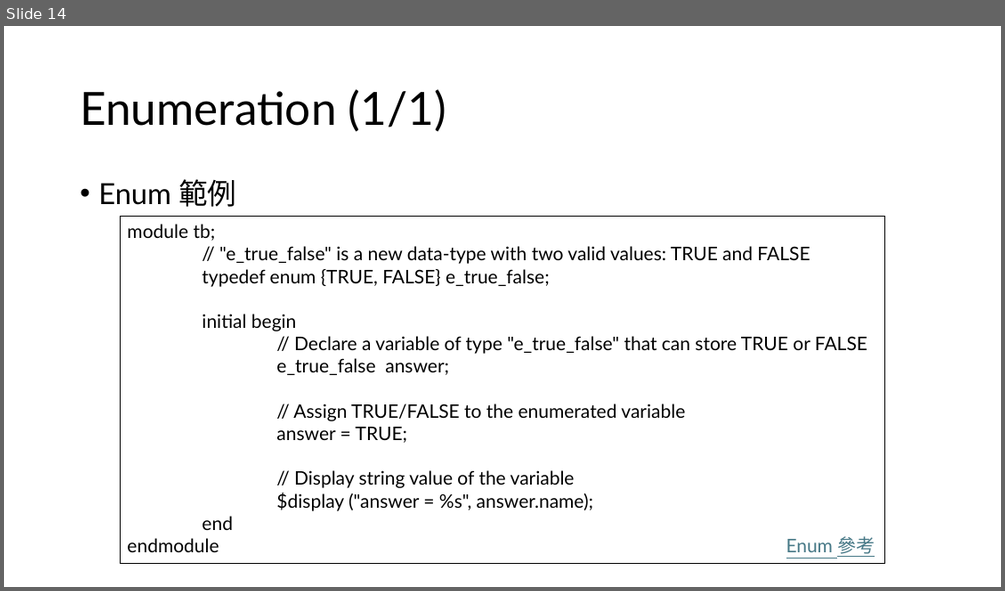
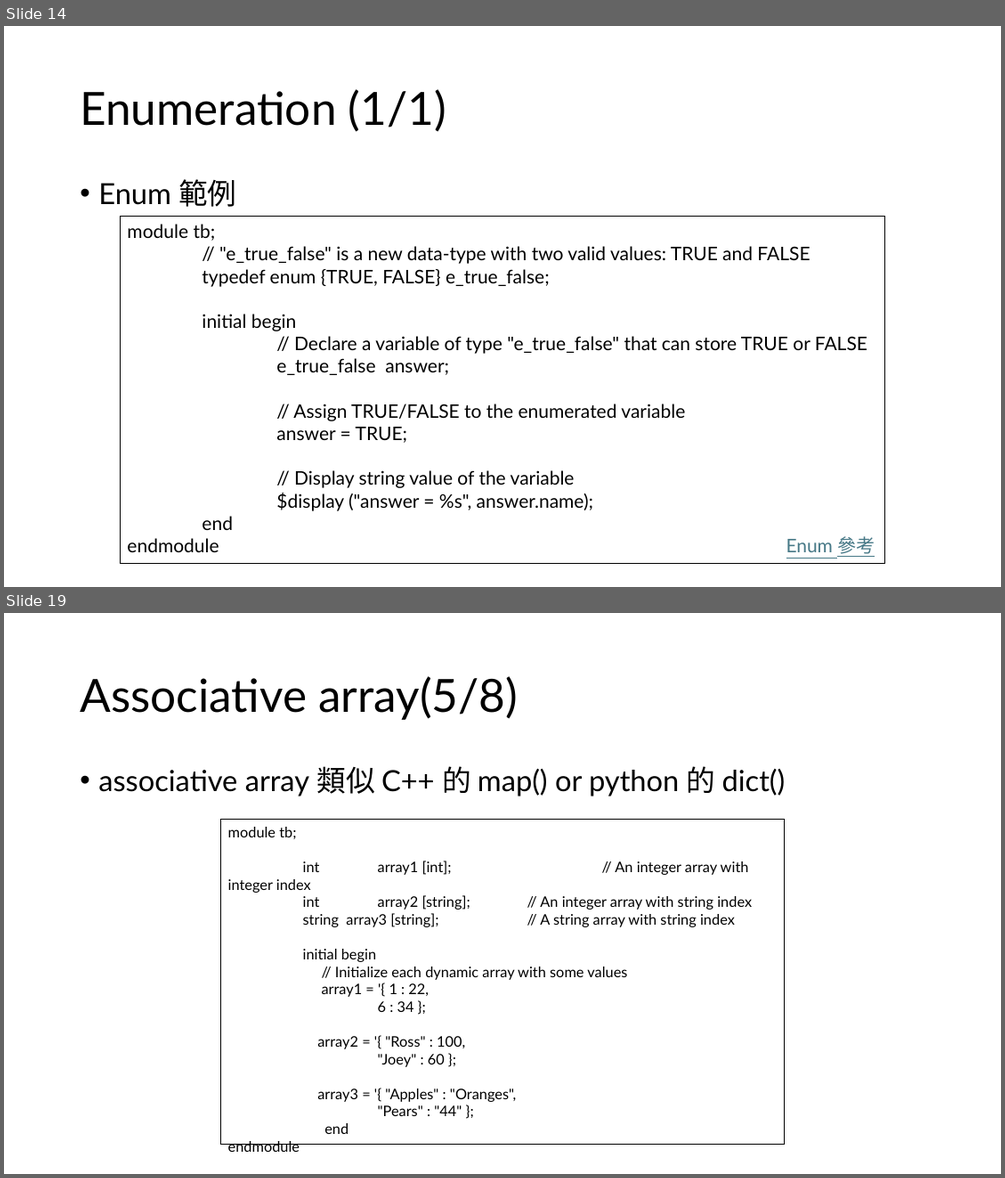
Before and after one commit to s9001055/DV_learning, a slide deck: systemverilog/SystemVerilog_語法學習.pptx. Shown one above the other, each under a label of ours: slide 14 before the commit, slides 14 and 19 after it; the slides between them are not shown. The pictures are 1005x591 and 1005x1178 pixels, drawn with LibreOffice and Linux fonts; fonts in the diff are those of the drawing. Boxes give left, top, right and bottom in pixels: in the first picture for what was removed or moved away, otherwise in the second. Text is boxed around its words. In the diff, an @@ line names an element or a change of style, - is before the commit and + after.

Commit message:
finish array part

```diff
--- a/systemverilog/SystemVerilog_語法學習.pptx
+++ b/systemverilog/SystemVerilog_語法學習.pptx
@@ slide 19 added at (x1=4, y1=613, x2=1001, y2=1174), background #FFFFFF @@
@@ title added at (x1=80, y1=676, x2=518, y2=720), 44 pt, text #000000 @@
+Associative array(5/8)
@@ text added at (x1=98, y1=766, x2=785, y2=796), 28 pt, text #000000 @@
+• associative array 類似 C++ 的 map() or python 的 dict()
@@ rectangle added at (x1=221, y1=819, x2=785, y2=1144), outline #000000 0.75 pt, 14 pt, text #000000 @@
+module tb;
+int array1 [int]; // An integer array with integer index
+int array2 [string]; // An integer array with string index
+string array3 [string]; // A string array with string index
+initial begin
+// Initialize each dynamic array with some values
+array1 = '{ 1 : 22,
+6 : 34 };
+array2 = '{ "Ross" : 100,
+"Joey" : 60 };
+array3 = '{ "Apples" : "Oranges",
+"Pears" : "44" };
+end
+endmodule
```
Also in this commit, not shown: 3 slides changed, 4 other slides added.
